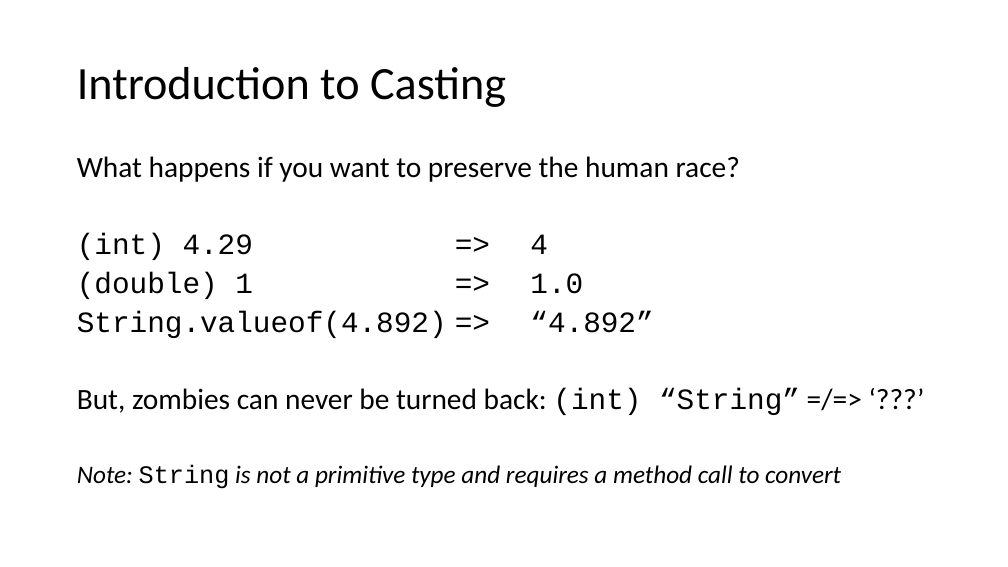
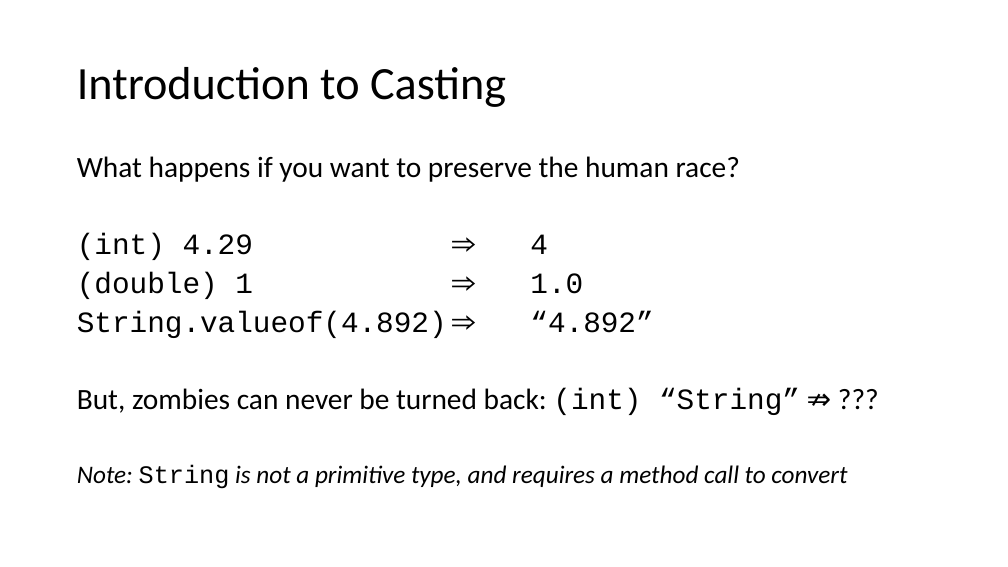
Before and after one commit to TEALSK12/apcsa-public, a slide deck: slide 45 of curriculum/Unit2/Unit2.pptx. Drawn at 1008x567 pixels with LibreOffice and Linux fonts; fonts in the diff are those of the drawing. Boxes give left, top, right and bottom in pixels: in the first picture for what was removed or moved away, otherwise in the second. Text is boxed around its words. In the diff, an @@ line names an element or a change of style, - is before the commit and + after.

Commit message:
Replace ASCII art with proper Unicode (slide 45)

```diff
--- a/curriculum/Unit2/Unit2.pptx
+++ b/curriculum/Unit2/Unit2.pptx
@@ text at box(77, 233, 847, 489): text changed @@
-(int) 4.29 => 4
-(double) 1 => 1.0
-String.valueof(4.892) => “4.892”
-But, zombies can never be turned back: (int) “String” =/=> ‘???’
-Note: String is not a primitive type and requires a method call to convert
+(int) 4.29 ⇒ 4
+(double) 1 ⇒ 1.0
+String.valueof(4.892) ⇒ “4.892”
+But, zombies can never be turned back: (int) “String” ⇏ ???
+Note: String is not a primitive type, and requires a method call to convert
```
